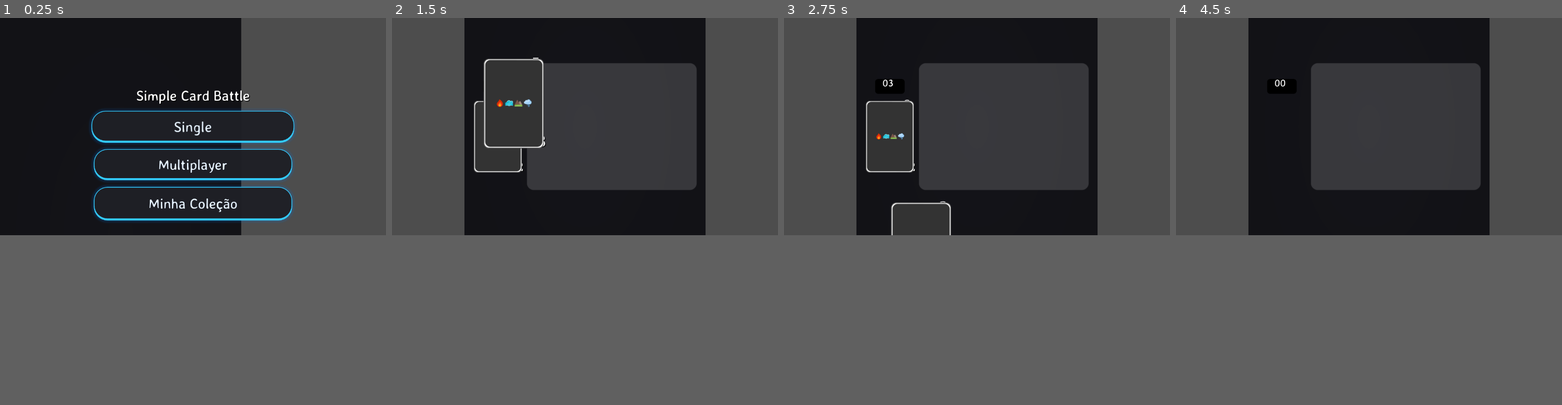
Above: before the commit, frames 1-4 (left to right).
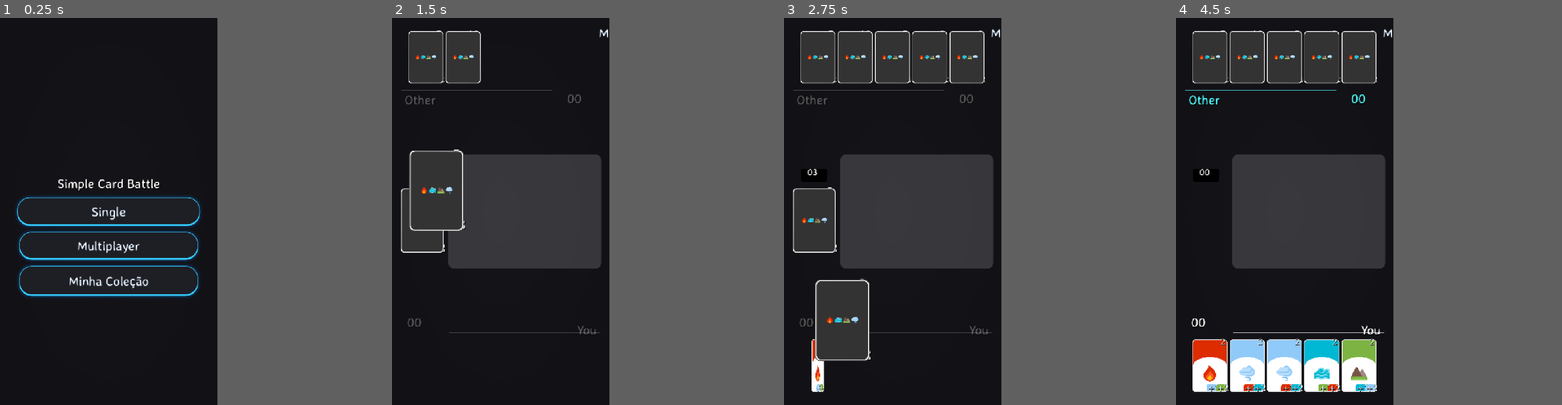
Above: after the commit, the same moments.

Repository: wlsnxx/simple-card-battle
Game: Godot game, scene res://Menu.tscn
The game is run twice, just before and just after one commit, with the same random seed, the same clock (stepped at 60 frames per second) and the same inputs.
Inputs (mouse positions are in pixels of both pictures, inside the frame that each line leads up to):
- Up to frame 1 (0.25 s): no input
- Up to frame 2 (1.5 s): click "Single" at 0.5 s; tap Enter at 1.25 s; drag from (496, 137) to (612, 126) at 1.27 s
- Up to frame 3 (2.75 s): drag from (888, 137) to (1004, 126) at 2.02 s
- Up to frame 4 (4.5 s): move the mouse to (1280, 137) at 2.77 s; tap Ctrl at 2.85 s; click (1280, 137) at 2.92 s; drag from (1280, 137) to (1253, 95) at 3.52 s; move the mouse to (1484, 157) at 4.27 s; tap Alt at 4.35 s; click (1484, 157) at 4.42 s
In our replay, the window is 799x449 before the commit and 450x800 after it. These sizes can differ from the game's own. Grey fills any space a smaller window leaves; there, only what the larger window draws over its background counts as a difference.

The runs differ from the first frame. In frame 1, 12% of the frame differs, in the area x 4-77%, y 0-73%; in frame 2, 35%; in frame 3, 37%; in frame 4, 39%, in the area x 0-82%, y 0-97%.

Commit message:
Fix project.godot window keys, retake portrait screenshots

Diff:
--- a/godot/project.godot
+++ b/godot/project.godot
@@ -33,14 +33,14 @@
 
 [display]
 
-display/window/size/viewport_width=720
-display/window/size/viewport_height=1280
-display/window/size/resizable=false
-display/window/size/window_width_override=360
-display/window/size/window_height_override=640
-display/window/stretch/mode="canvas_items"
-display/window/stretch/aspect="expand"
-display/window/handheld/orientation="portrait"
+window/size/viewport_width=720
+window/size/viewport_height=1280
+window/size/resizable=false
+window/size/window_width_override=360
+window/size/window_height_override=640
+window/stretch/mode="canvas_items"
+window/stretch/aspect="expand"
+window/handheld/orientation="portrait"
 mouse_cursor/custom_image="res://hand-up.png"
 mouse_cursor/custom_image_hotspot=Vector2(13, 0)
 
Not shown, changed: docs/comparativos/img/after_game.png
Not shown, changed: docs/comparativos/img/after_menu.png
